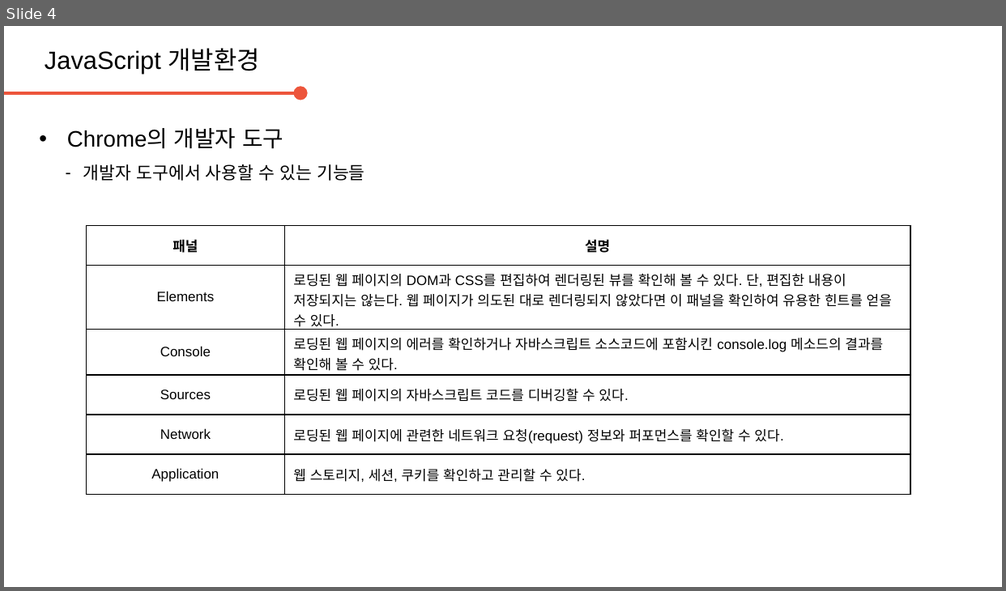
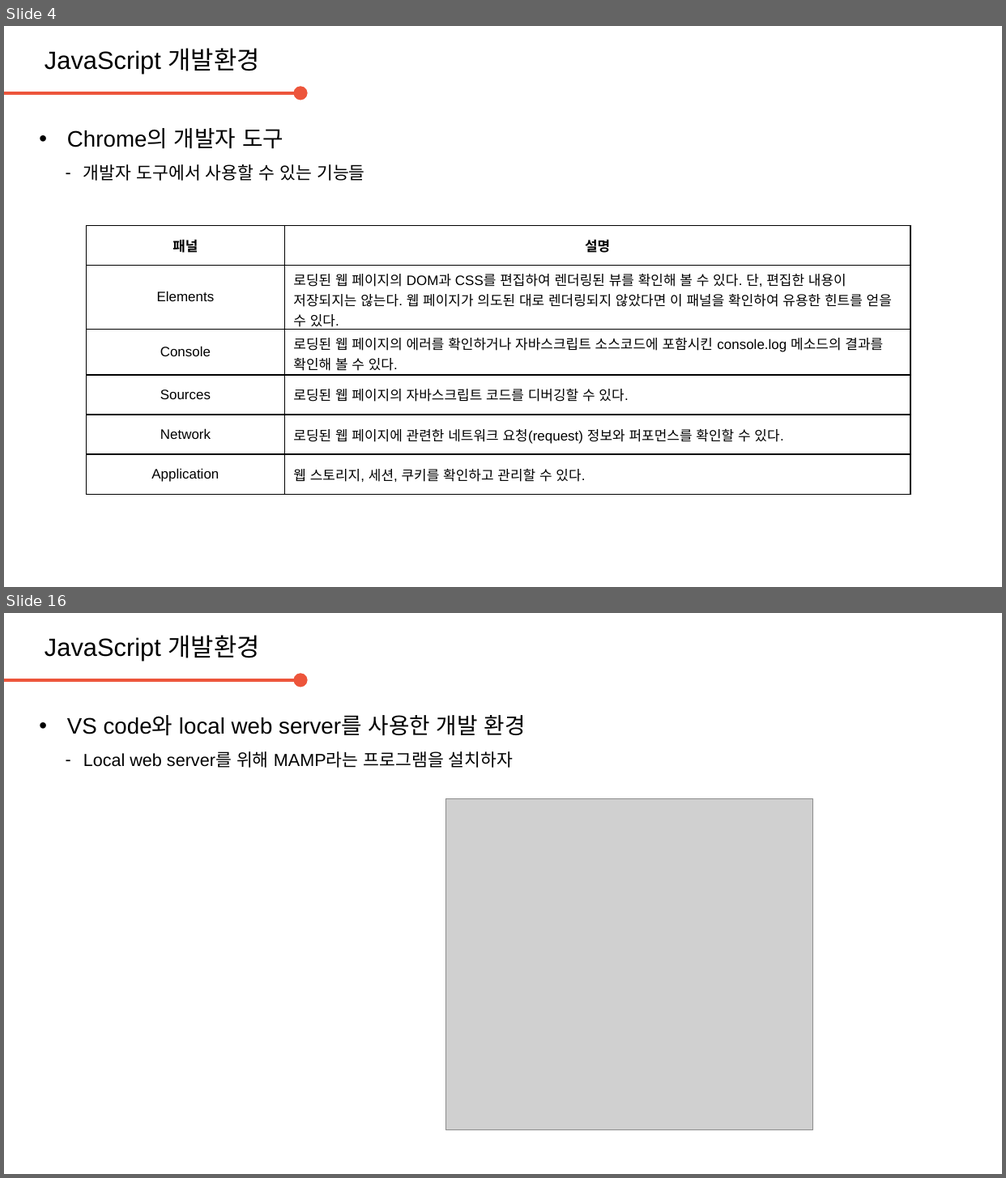
Before and after one commit to daegukdo/GCWM, a slide deck: 30/200727_JavaScript_DevEnv.pptx. Shown one above the other, each under a label of ours: slide 4 before the commit, slides 4 and 16 after it; the slides between them are not shown. The pictures are 1006x591 and 1006x1178 pixels, drawn with LibreOffice and Linux fonts; fonts in the diff are those of the drawing; grey boxes stand for pictures; background and template pictures are left out. Boxes give left, top, right and bottom in pixels: in the first picture for what was removed or moved away, otherwise in the second. Text is boxed around its words. In the diff, an @@ line names an element or a change of style, - is before the commit and + after.

Commit message:
get coding with me  - edit JavaScript resource (dev. env. setup)

```diff
--- a/30/200727_JavaScript_DevEnv.pptx
+++ b/30/200727_JavaScript_DevEnv.pptx
@@ slide 16 added at (4, 613, 1002, 1174), background #FFFFFF @@
@@ text added at (44, 635, 260, 660), 20 pt, text #000000 @@
+JavaScript 개발환경
@@ arrow added from (4, 680) to (300, 680), #ED553B 2.25 pt @@
@@ text added at (67, 715, 526, 768), 14 pt, text #000000 @@
+• VS code와 local web server를 사용한 개발 환경
+  – Local web server를 위해 MAMP라는 프로그램을 설치하자
@@ picture added at (446, 799, 812, 1131) @@
```
Also in this commit, not shown: 16 other slides added.
